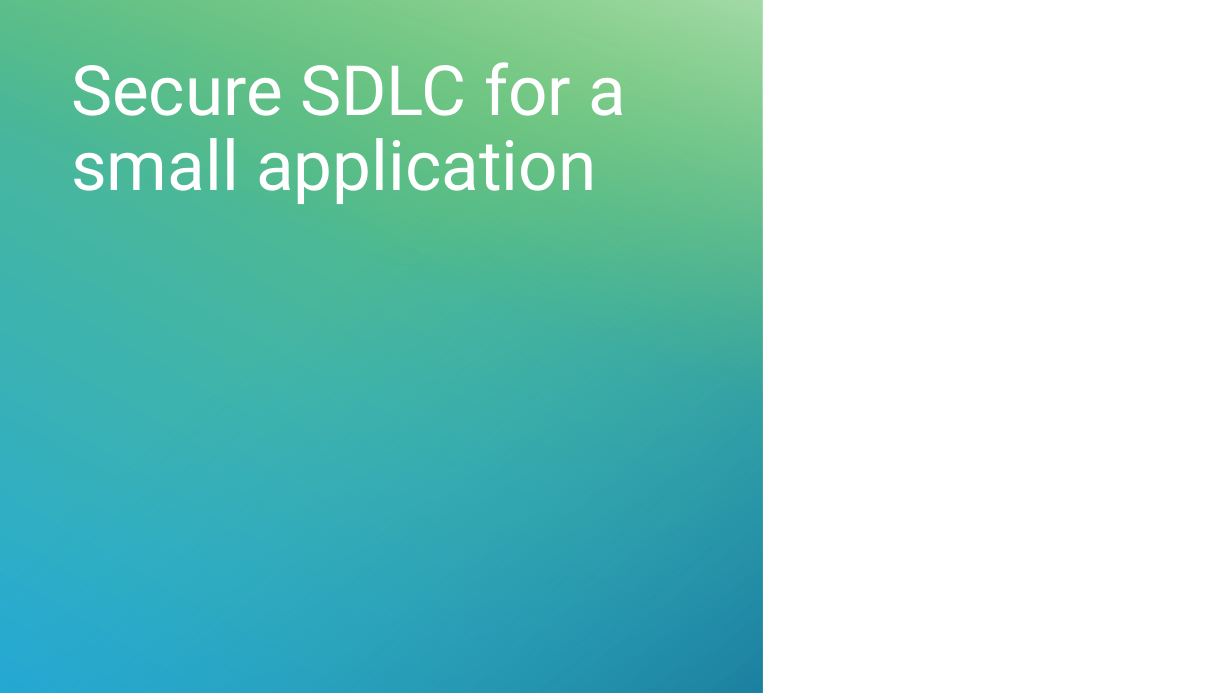
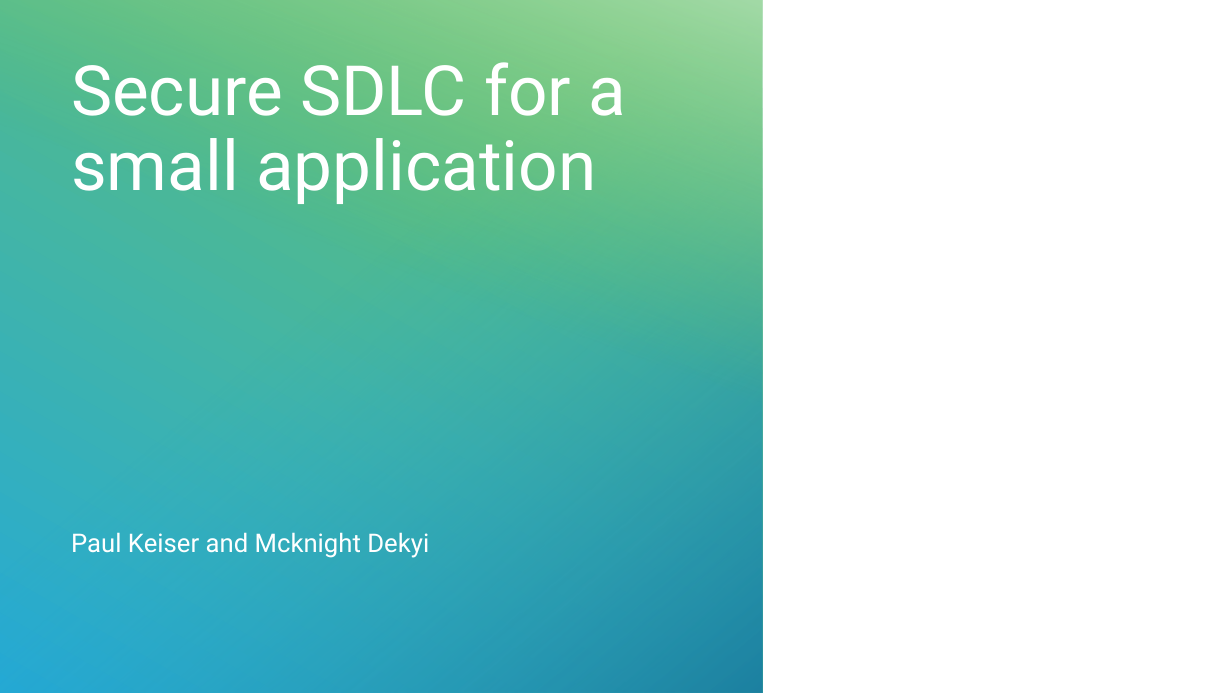
Before and after one commit to PaullyDK/DevSecOpsProjOne, a slide deck: slide 1 of Presentation/proj1.pptx. Drawn at 1232x693 pixels with LibreOffice and Linux fonts; fonts in the diff are those of the drawing; background and template pictures are left out. Boxes give left, top, right and bottom in pixels: in the first picture for what was removed or moved away, otherwise in the second. Text is boxed around its words. In the diff, an @@ line names an element or a change of style, - is before the commit and + after.

```diff
--- a/Presentation/proj1.pptx
+++ b/Presentation/proj1.pptx
@@ subtitle added at [71,532,429,558], 20 pt, text #FFFFFF @@
+Paul Keiser and Mcknight Dekyi
```
Also in this commit, not shown: 1 other slide changed, 1 slide added, 4 slides removed, 3 other files.
